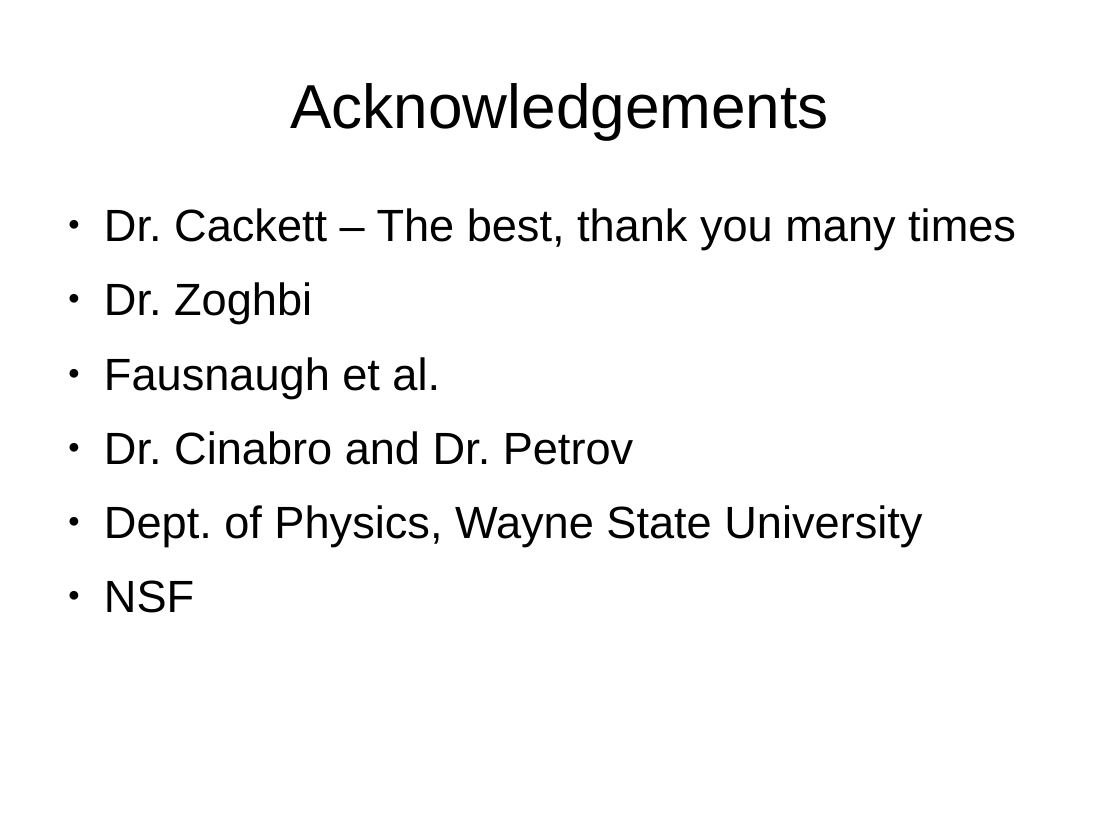
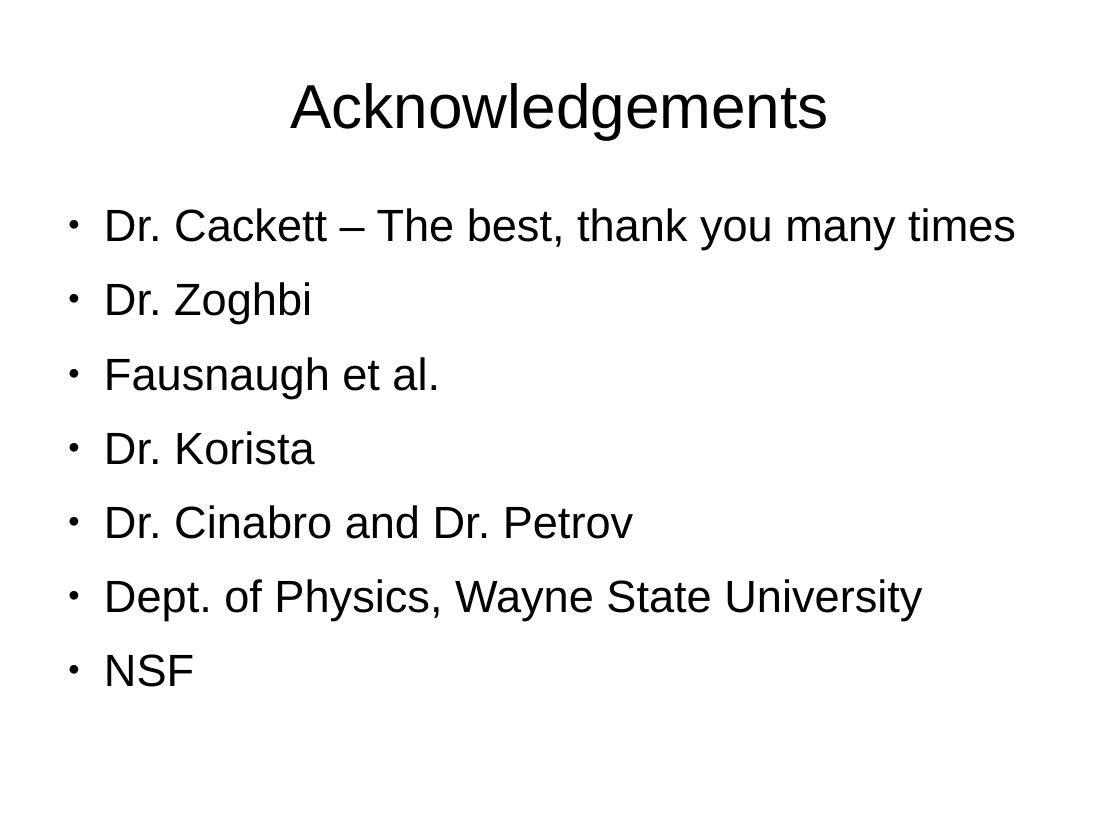
Before and after one commit to othocaes/fourier-agn, a slide deck: slide 16 of pres/final/final.odp. Drawn at 1120x840 pixels with LibreOffice and Linux fonts; fonts in the diff are those of the drawing. Boxes give left, top, right and bottom in pixels: in the first picture for what was removed or moved away, otherwise in the second. Text is boxed around its words. In the diff, an @@ line names an element or a change of style, - is before the commit and + after.

Commit message:
final presentation used during 2016 final session @ wsu

```diff
--- a/pres/final/final.odp
+++ b/pres/final/final.odp
@@ text at box(104, 431, 314, 465): paragraph added @@
+● Dr. Korista
```
Also in this commit, not shown: 1 other file.
